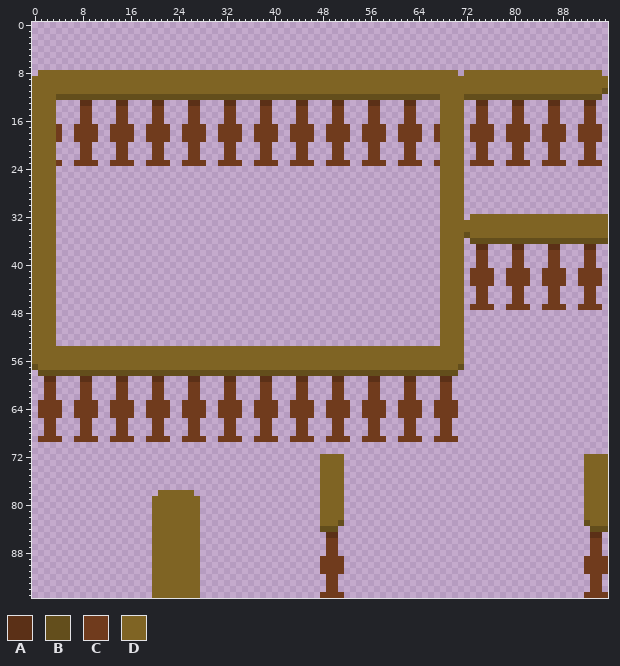
Edited in one commit: sprite sheet (sprites/balle hall/wodden_fence.png). The picture above was drawn from the file before the commit.
The file is 96x96 pixels.
Palette (. is transparent): A #5b3017  B #634e1c  C #703b1d  D #7f6424
New version:
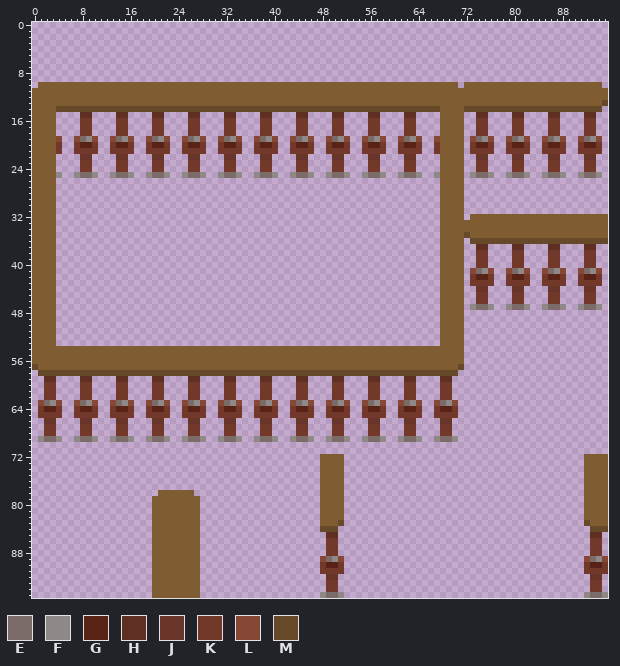
Colours new in this view: E #7b6c69  F #8e8886  G #582316  H #5f2f23  J #693529  K #72392b  L #874737  M #664928
What changed:
colour D: #7f6424 -> #805c33
Changed rows in their new state; - is a pixel that keeps its letter.
first column x 0:
 8 -......................................................................-.......................-
 9 ................................................................................................
10 .----------------------------------------------------------------------.-----------------------.
11 -----------------------------------------------------------------------------------------------D
12 ----DDDDDDDDDDDDDDDDDDDDDDDDDDDDDDDDDDDDDDDDDDDDDDDDDDDDDDDDDDDDDDDD----DDDDDDDDDDDDDDDDDDDDDDDD
13 ----DDDDDDDDDDDDDDDDDDDDDDDDDDDDDDDDDDDDDDDDDDDDDDDDDDDDDDDDDDDDDDDD----DDDDDDDDDDDDDDDDDDDDDDDM
14 ----MMMMMMMMMMMMMMMMMMMMMMMMMMMMMMMMMMMMMMMMMMMMMMMMMMMMMMMMMMMMMMMM----MMMMMMMMMMMMMMMMMMMMMMM-
15 --------HH----HH----HH----HH----HH----HH----HH----HH----HH----HH----------HH----HH----HH----HH--
16 --------KK----KK----KK----KK----KK----KK----KK----KK----KK----KK----------KK----KK----KK----KK--
17 ----.--.KK.--.KK.--.KK.--.KK.--.KK.--.KK.--.KK.--.KK.--.KK.--.KK.--.-----.KK.--.KK.--.KK.--.KK.-
18 ----.--.KK.--.KK.--.KK.--.KK.--.KK.--.KK.--.KK.--.KK.--.KK.--.KK.--.-----.KK.--.KK.--.KK.--.KK.-
19 ----L--LEFL--LEFL--LEFL--LEFL--LEFL--LEFL--LEFL--LEFL--LEFL--LEFL--L-----LEFL--LEFL--LEFL--LEFL-
20 ----K--KGGK--KGGK--KGGK--KGGK--KGGK--KGGK--KGGK--KGGK--KGGK--KGGK--K-----KGGK--KGGK--KGGK--KGGK-
21 ----K--KKKK--KKKK--KKKK--KKKK--KKKK--KKKK--KKKK--KKKK--KKKK--KKKK--K-----KKKK--KKKK--KKKK--KKKK-
22 --------JJ----JJ----JJ----JJ----JJ----JJ----JJ----JJ----JJ----JJ----------JJ----JJ----JJ----JJ--
23 ----.--.KK.--.KK.--.KK.--.KK.--.KK.--.KK.--.KK.--.KK.--.KK.--.KK.--.-----.KK.--.KK.--.KK.--.KK.-
24 --------KK----KK----KK----KK----KK----KK----KK----KK----KK----KK----------KK----KK----KK----KK--
25 ----F--FEEF--FEEF--FEEF--FEEF--FEEF--FEEF--FEEF--FEEF--FEEF--FEEF--F-----FEEF--FEEF--FEEF--FEEF-
first column x 72:
35 M-----------------------
36 -MMMMMMMMMMMMMMMMMMMMMMM
37 --HH----HH----HH----HH--
38 --KK----KK----KK----KK--
39 --KK----KK----KK----KK--
40 --KK----KK----KK----KK--
41 -LEFL--LEFL--LEFL--LEFL-
42 -KGGK--KGGK--KGGK--KGGK-
43 -KKKK--KKKK--KKKK--KKKK-
44 --JJ----JJ----JJ----JJ--
45 --KK----KK----KK----KK--
46 --KK----KK----KK----KK--
47 -FEEF--FEEF--FEEF--FEEF-
first column x 0:
57 M----------------------------------------------------------------------M
58 -MMMMMMMMMMMMMMMMMMMMMMMMMMMMMMMMMMMMMMMMMMMMMMMMMMMMMMMMMMMMMMMMMMMMMM-
59 --HH----HH----HH----HH----HH----HH----HH----HH----HH----HH----HH----HH--
60 --KK----KK----KK----KK----KK----KK----KK----KK----KK----KK----KK----KK--
61 --KK----KK----KK----KK----KK----KK----KK----KK----KK----KK----KK----KK--
62 --KK----KK----KK----KK----KK----KK----KK----KK----KK----KK----KK----KK--
63 -LEFL--LEFL--LEFL--LEFL--LEFL--LEFL--LEFL--LEFL--LEFL--LEFL--LEFL--LEFL-
64 -KGGK--KGGK--KGGK--KGGK--KGGK--KGGK--KGGK--KGGK--KGGK--KGGK--KGGK--KGGK-
65 -KKKK--KKKK--KKKK--KKKK--KKKK--KKKK--KKKK--KKKK--KKKK--KKKK--KKKK--KKKK-
66 --JJ----JJ----JJ----JJ----JJ----JJ----JJ----JJ----JJ----JJ----JJ----JJ--
67 --KK----KK----KK----KK----KK----KK----KK----KK----KK----KK----KK----KK--
68 --KK----KK----KK----KK----KK----KK----KK----KK----KK----KK----KK----KK--
69 -FEEF--FEEF--FEEF--FEEF--FEEF--FEEF--FEEF--FEEF--FEEF--FEEF--FEEF--FEEF-
first column x 48:
83 ---M----------------------------------------M---
84 MMM------------------------------------------MMM
85 -HH------------------------------------------HH-
86 -KK------------------------------------------KK-
87 -KK------------------------------------------KK-
88 -KK------------------------------------------KK-
89 LEFL----------------------------------------LEFL
90 KGGK----------------------------------------KGGK
91 KKKK----------------------------------------KKKK
92 -JJ------------------------------------------JJ-
93 -KK------------------------------------------KK-
94 -KK------------------------------------------KK-
95 FEEF----------------------------------------FEEF
